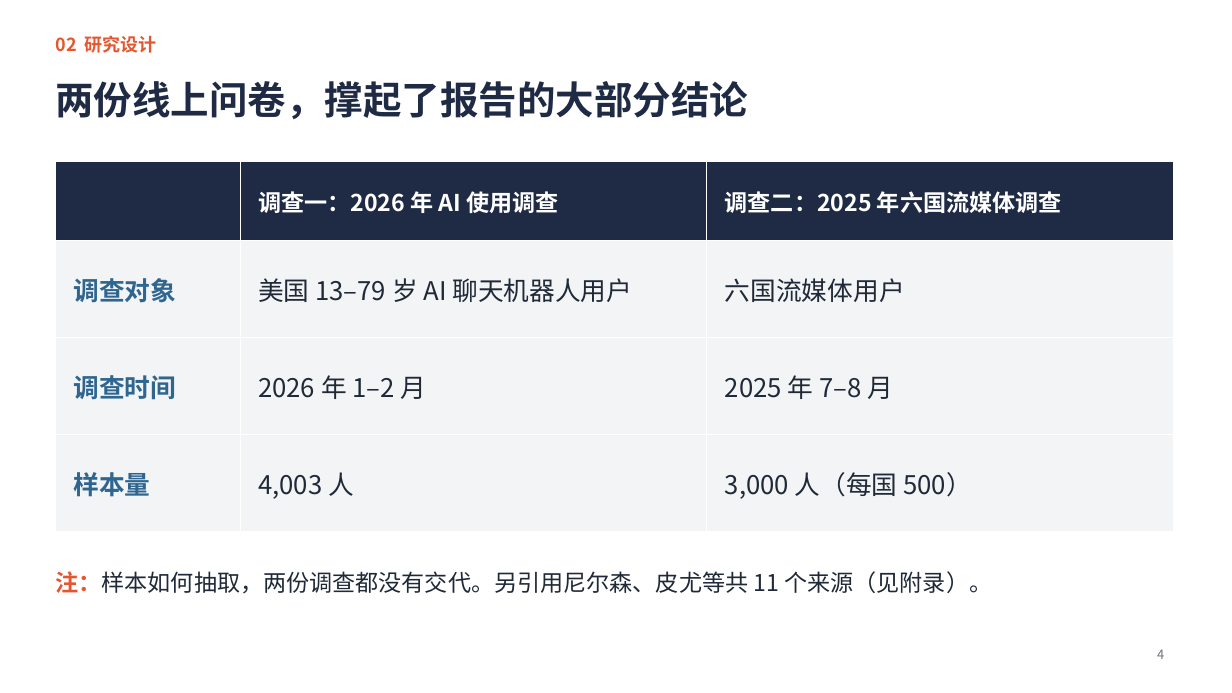
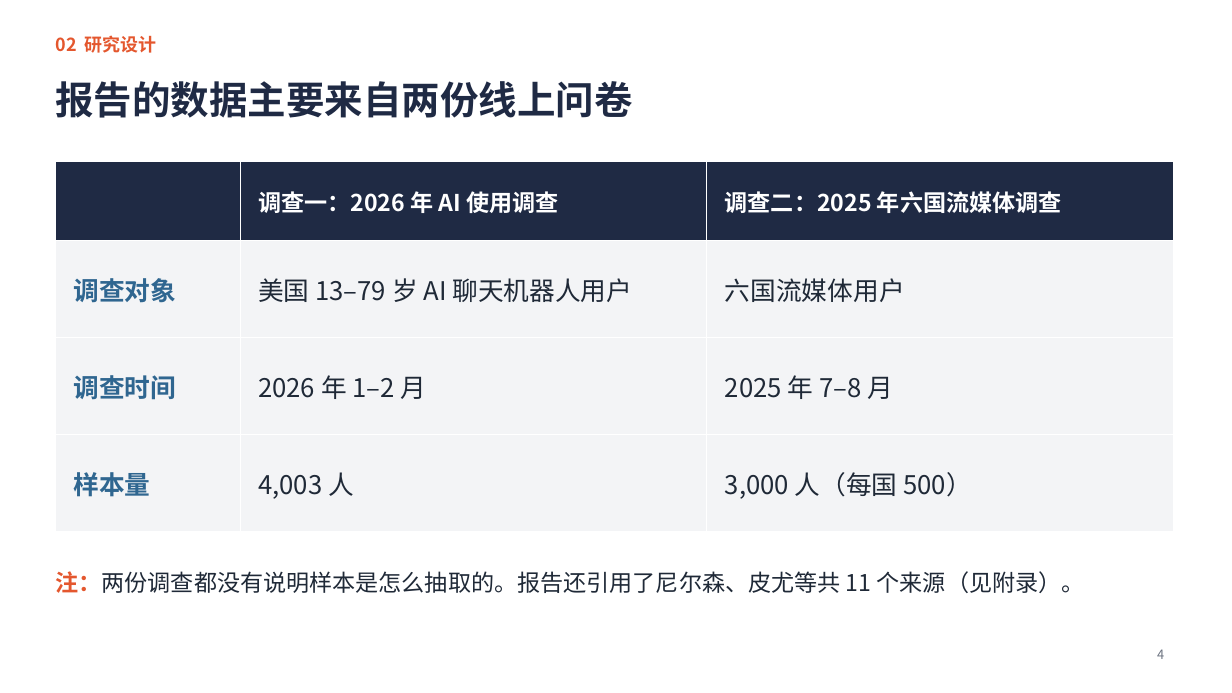
Before and after one commit to jayleo113/ppt, a slide deck: slide 4 of Gracenote报告解读_课堂汇报.pptx. Drawn at 1232x693 pixels with LibreOffice and Linux fonts; fonts in the diff are those of the drawing. Boxes give left, top, right and bottom in pixels: in the first picture for what was removed or moved away, otherwise in the second. Text is boxed around its words. In the diff, an @@ line names an element or a change of style, - is before the commit and + after.

```diff
--- a/Gracenote报告解读_课堂汇报.pptx
+++ b/Gracenote报告解读_课堂汇报.pptx
@@ title at box(55, 81, 632, 118): text changed @@
-两份线上问卷，撑起了报告的大部分结论
+报告的数据主要来自两份线上问卷
@@ text at box(55, 571, 1085, 593): text changed @@
-注：样本如何抽取，两份调查都没有交代。另引用尼尔森、皮尤等共 11 个来源（见附录）。
+注：两份调查都没有说明样本是怎么抽取的。报告还引用了尼尔森、皮尤等共 11 个来源（见附录）。
```
Also in this commit, not shown: 13 other slides changed, 4 other files.
